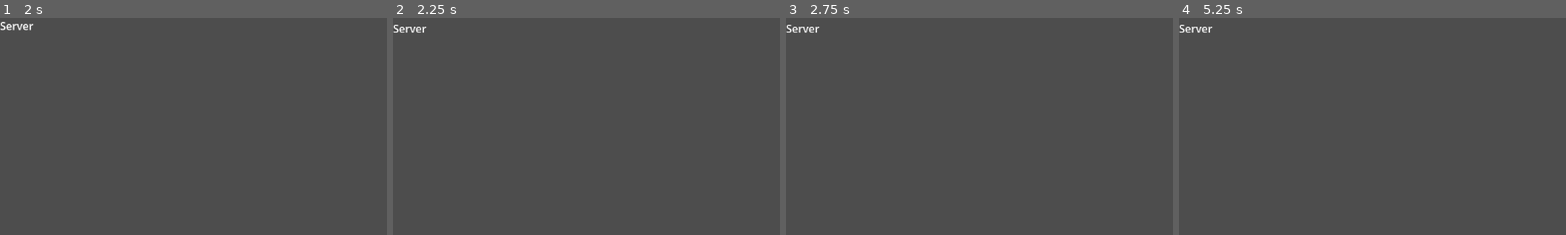
Above: before the commit, frames 1-4 (left to right).
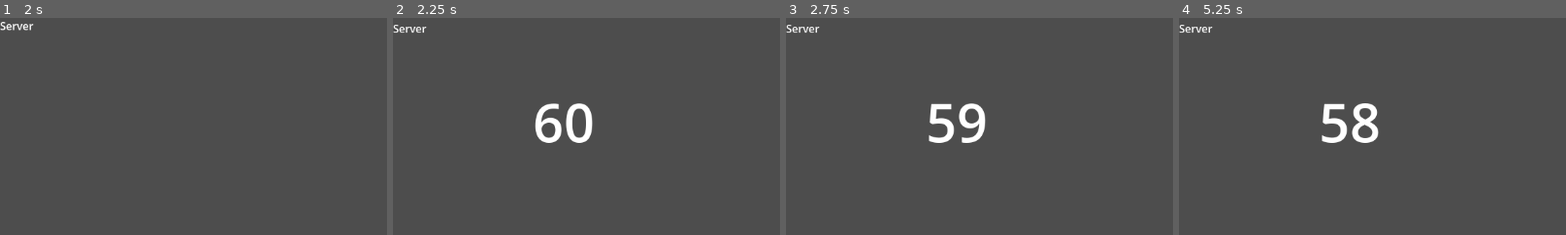
Above: after the commit, the same moments.

Repository: Dimlock/mp_test
Game: Godot game, scene res://main.tscn
Same seed, same stepped clock (60 frames per second), same inputs: the game is played once before the commit and once after it.
Inputs (mouse positions are % of the whole screen's width and height, from its top left):
- Up to frame 1 (2 s): click (50, 17) at 0.52 s; type "Alex" at 0.6 s; click "Host" at 1.25 s
- Up to frame 2 (2.25 s): click (94, 2) at 2 s
- Up to frame 3 (2.75 s): no input
- Up to frame 4 (5.25 s): click "X" at 2.75 s; click (94, 2) at 3.5 s
The pictures show only the part of the screen within x 0-50%, y 0-50%; the shares and areas given below are measured in that part.

Frame 1 is identical in both runs. In frame 2, 1.4% of the frame differs, in the area x 36-52%, y 39-58%; in frame 3, 1.3%; in frame 4, 1.4%.

Commit message:
Таймер подключен. Сделана заготовка менеджера игры

Diff:
--- /dev/null
+++ b/game_manager.gd
@@ -0,0 +1,14 @@
+extends Node
+
+
+# Called when the node enters the scene tree for the first time.
+func _ready() -> void:
+	PlayerManager.start_game.connect(_on_start_game)
+
+
+# Called every frame. 'delta' is the elapsed time since the previous frame.
+func _process(delta: float) -> void:
+	pass
+
+func _on_start_game(value):
+	pass
--- /dev/null
+++ b/game_manager.tscn
@@ -0,0 +1,6 @@
+[gd_scene load_steps=2 format=3 uid="uid://b1ecke1ya23h2"]
+
+[ext_resource type="Script" uid="uid://l2r2hidtbxwo" path="res://game_manager.gd" id="1_70yv6"]
+
+[node name="GameManager" type="Node"]
+script = ExtResource("1_70yv6")
--- a/lobby.gd
+++ b/lobby.gd
@@ -1,11 +1,15 @@
 extends Control
 
 @export var player_in_lobby_scene: PackedScene
+@export var timer_scene: PackedScene
+
+var timer_node: Node
 
 @onready var players_list: VBoxContainer = %PlayersList
 
 func _ready() -> void:
 	PlayerManager.player_connected.connect(create_player_in_lobby)
+	PlayerManager.start_game.connect(_on_start_game)
 	create_player_in_lobby(PlayerManager.current_player)
 
 func create_player_in_lobby(player: Node):
@@ -13,3 +17,11 @@
 	player_in_lobby_node.set_multiplayer_authority(player.get_multiplayer_authority())
 	players_list.add_child(player_in_lobby_node)
 	player_in_lobby_node.set_player_name(player.name)
+
+func _on_start_game(value):
+	if value:
+		timer_node = timer_scene.instantiate()
+		add_child(timer_node)
+	else:
+		if timer_node:
+			timer_node.queue_free()
--- a/lobby.tscn
+++ b/lobby.tscn
@@ -1,7 +1,8 @@
-[gd_scene load_steps=3 format=3 uid="uid://breyp3c0xjy1d"]
+[gd_scene load_steps=4 format=3 uid="uid://breyp3c0xjy1d"]
 
 [ext_resource type="Script" uid="uid://bav5kga1pvge5" path="res://lobby.gd" id="1_2wvic"]
 [ext_resource type="PackedScene" uid="uid://c5djpgqn2478m" path="res://player_in_lobby.tscn" id="1_xrgmn"]
+[ext_resource type="PackedScene" uid="uid://cn7jqqk4ip177" path="res://lobby_timer.tscn" id="3_2wvic"]
 
 [node name="Lobby" type="Control"]
 layout_mode = 3
@@ -12,6 +13,7 @@
 grow_vertical = 2
 script = ExtResource("1_2wvic")
 player_in_lobby_scene = ExtResource("1_xrgmn")
+timer_scene = ExtResource("3_2wvic")
 
 [node name="HBoxContainer" type="HBoxContainer" parent="."]
 layout_mode = 1
--- a/player_manager.gd
+++ b/player_manager.gd
@@ -1,6 +1,7 @@
 extends Node
 
 signal player_connected(player_node: Node)
+signal start_game(value: bool)
 
 @export var player_scene: PackedScene
 
@@ -16,6 +17,7 @@
 	var player_node = player_scene.instantiate()
 	player_node.name = player_name
 	player_node.set_multiplayer_authority(player_id)
+	player_node.player_ready.connect(_on_player_ready)
 	players.add_child(player_node)
 	if !multiplayer.get_remote_sender_id():
 		current_player = player_node
@@ -29,3 +31,14 @@
 	for player in players.get_children():
 		if player.get_multiplayer_authority() == id:
 			return player
+
+func _on_player_ready(value):
+	if value:
+		for player in players.get_children():
+			if !player.is_ready:
+				start_game.emit(false)
+				return
+	else:
+		start_game.emit(false)
+		return
+	start_game.emit(true)
Not shown, added: game_manager.gd.uid
